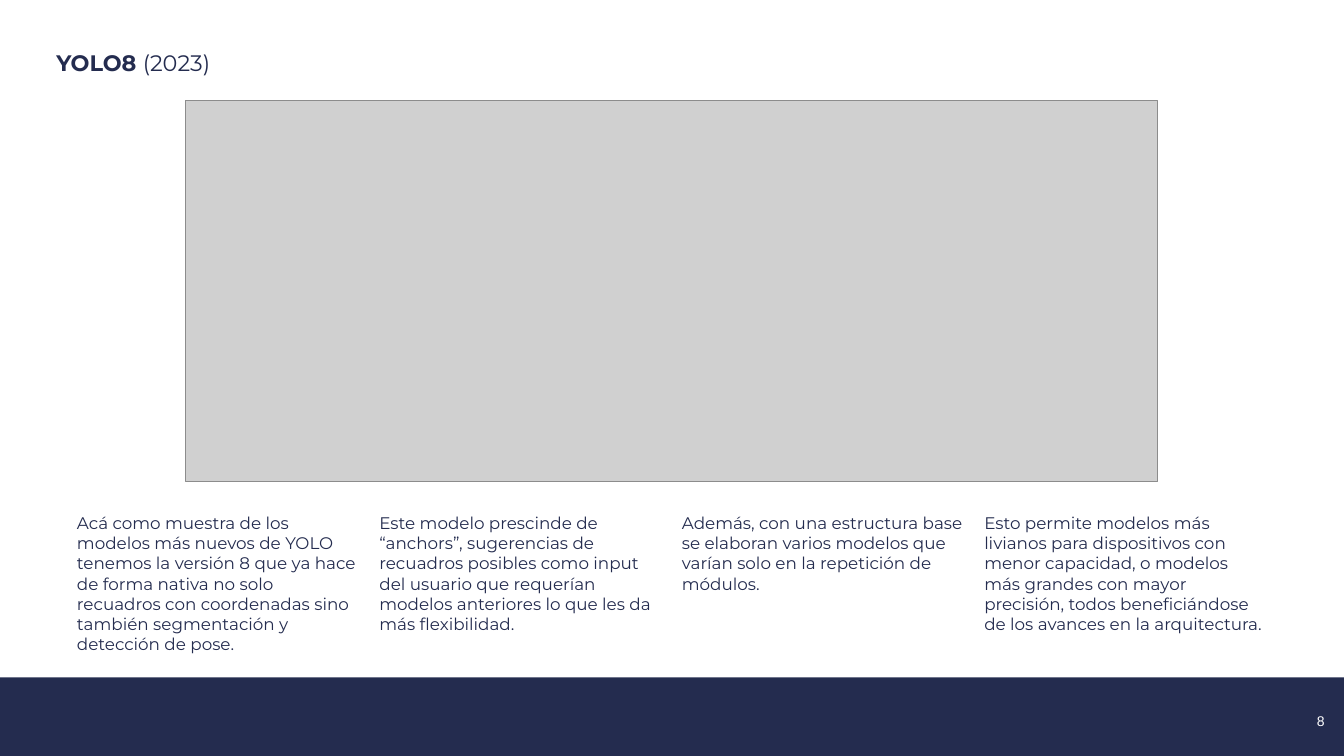
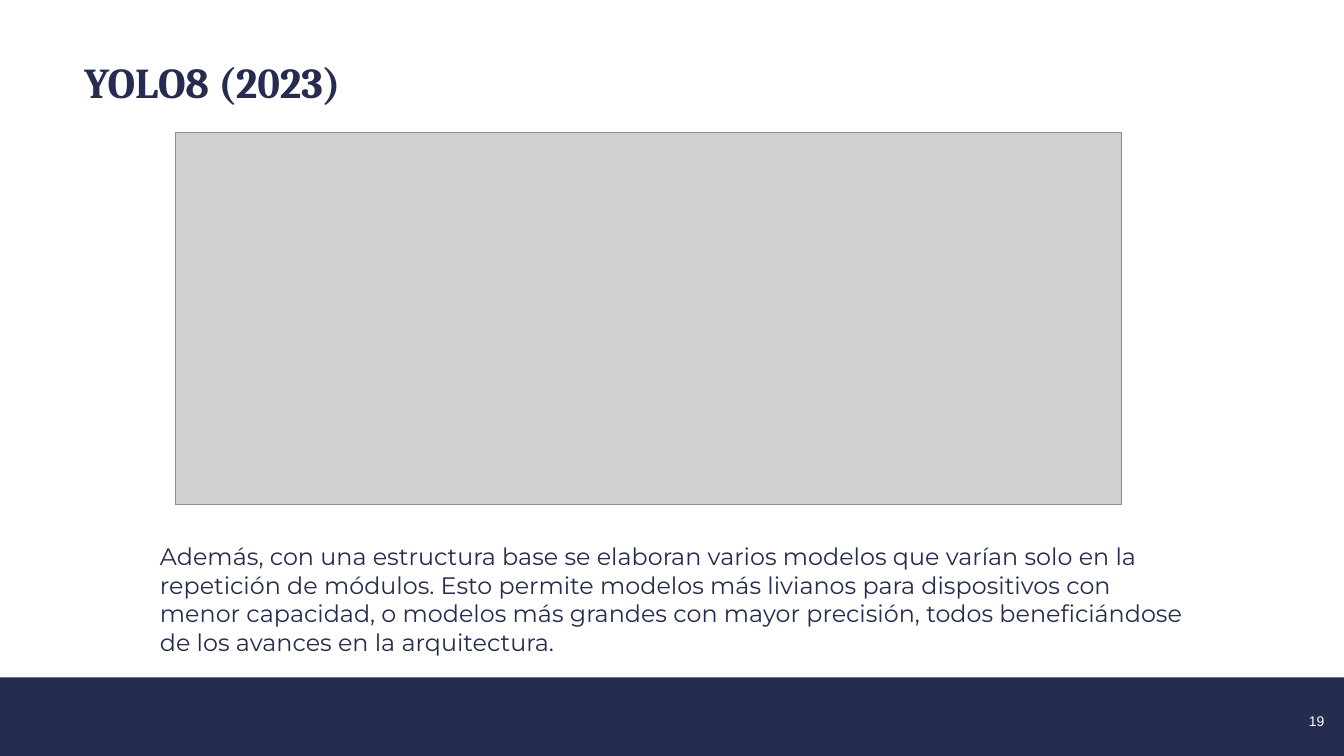
Before and after one commit to Piquelin/curso_yolo, a slide deck: slide 19 of YOLO_PPT_INTI_2026.pptx (slide 8 before the commit). Drawn at 1344x756 pixels with LibreOffice and Linux fonts; fonts in the diff are those of the drawing; grey boxes stand for pictures; background and template pictures are left out. Boxes give left, top, right and bottom in pixels: in the first picture for what was removed or moved away, otherwise in the second. Text is boxed around its words. In the diff, an @@ line names an element or a change of style, - is before the commit and + after.

```diff
--- a/YOLO_PPT_INTI_2026.pptx
+++ b/YOLO_PPT_INTI_2026.pptx
@@ text "YOLO8 (2023)": place and size @@
-text "YOLO8 (2023)" at [56, 54, 210, 76]
+text "YOLO8 (2023)" at [84, 67, 340, 105]
@@ text "YOLO8 (2023)" at [84, 67, 340, 105]: size 16 to 30.3 pt, font Montserrat to Cambria, text colour #242C4F to #252C4F; bold on in "(2023)"; line spacing 1 to 1.15 @@
@@ picture: place and size @@
-picture at [186, 101, 1157, 483]
+picture at [175, 133, 1122, 504]
@@ text removed at [77, 516, 356, 654] @@
-Acá como muestra de los modelos más nuevos de YOLO tenemos la versión 8 que ya hace de forma nativa no solo recuadros con coordenadas sino también segmentación y detección de pose.
@@ text removed at [379, 516, 650, 630] @@
-Este modelo prescinde de “anchors”, sugerencias de recuadros posibles como input del usuario que requerían modelos anteriores lo que les da más flexibilidad.
@@ text removed at [682, 516, 963, 590] @@
-Además, con una estructura base se elaboran varios modelos que varían solo en la repetición de módulos.
@@ text at [160, 547, 1182, 656]: text changed; size 12 to 17 pt @@
-Esto permite modelos más livianos para dispositivos con menor capacidad, o modelos más grandes con mayor precisión, todos beneficiándose de los avances en la arquitectura.
+Además, con una estructura base se elaboran varios modelos que varían solo en la repetición de módulos. Esto permite modelos más livianos para dispositivos con menor capacidad, o modelos más grandes con mayor precisión, todos beneficiándose de los avances en la arquitectura.
@@ page number at [1309, 716, 1325, 726]: text changed @@
-8
+19
```
Also in this commit, not shown: 10 other slides changed, 11 slides added.
